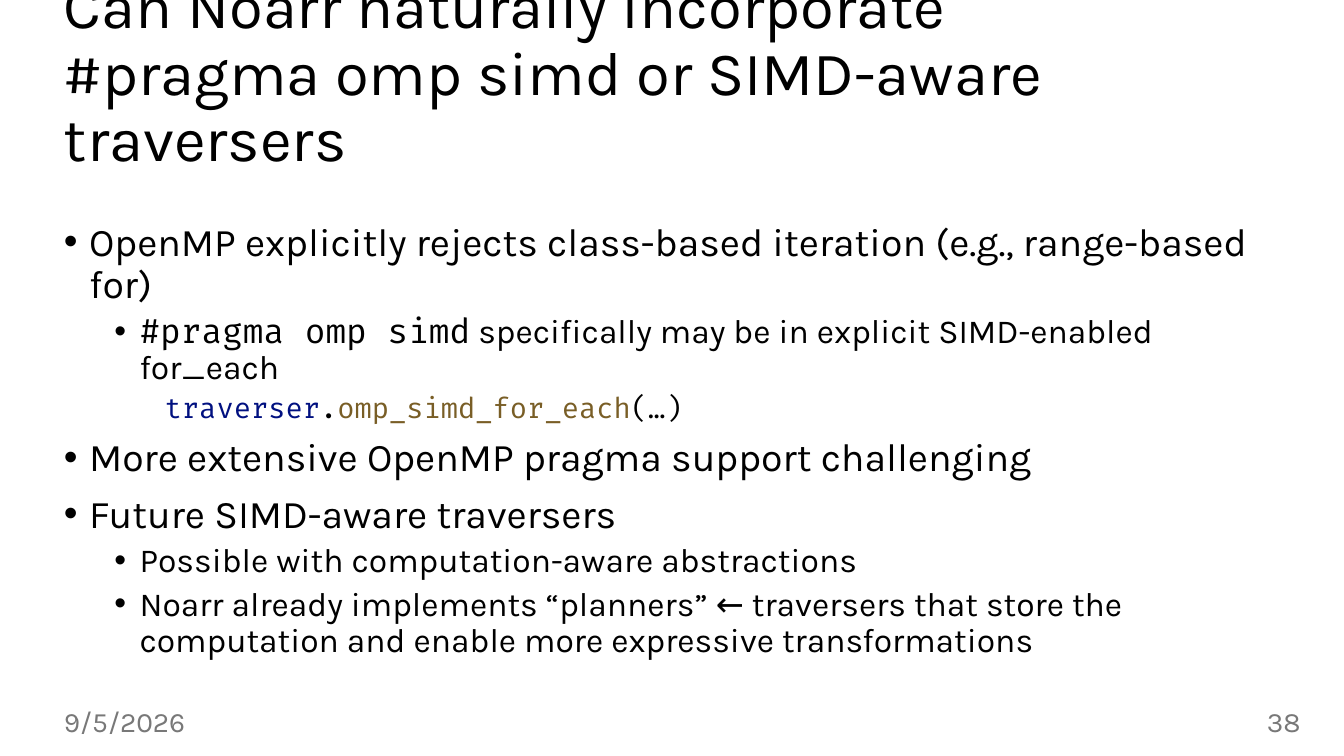
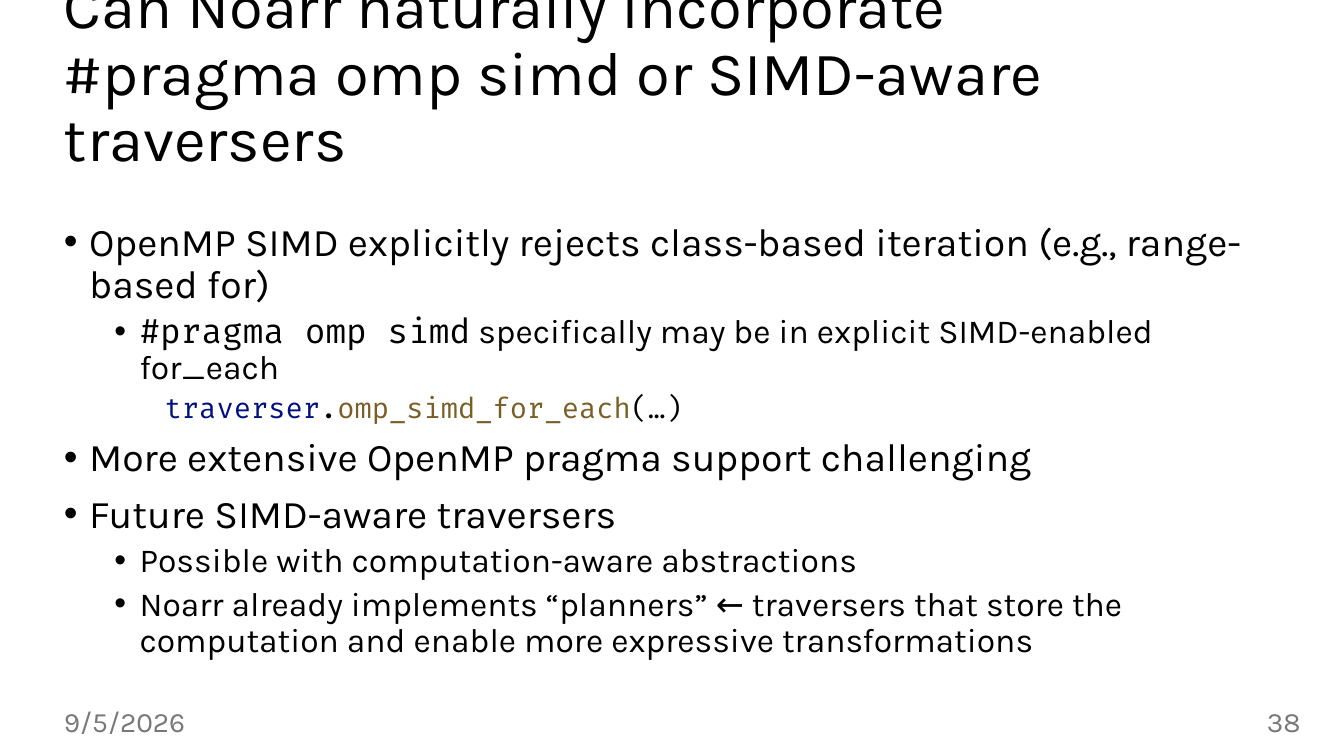
Before and after one commit to jiriklepl/phd-thesis, a slide deck: slide 38 of slides/Optimizing Memory Layouts and Traversal Orders in High-Performance Computing.pptx. Drawn at 1344x756 pixels with LibreOffice and Linux fonts; fonts in the diff are those of the drawing; background and template pictures are left out. Boxes give left, top, right and bottom in pixels: in the first picture for what was removed or moved away, otherwise in the second. Text is boxed around its words. In the diff, an @@ line names an element or a change of style, - is before the commit and + after.

```diff
--- a/slides/Optimizing Memory Layouts and Traversal Orders in High-Performance Computing.pptx
+++ b/slides/Optimizing Memory Layouts and Traversal Orders in High-Performance Computing.pptx
@@ text at (x1=89, y1=227, x2=1241, y2=302): text changed @@
-• OpenMP explicitly rejects class-based iteration (e.g., range-based for)
+• OpenMP SIMD explicitly rejects class-based iteration (e.g., range-based for)
```
Also in this commit, not shown: 2 other slides changed.
